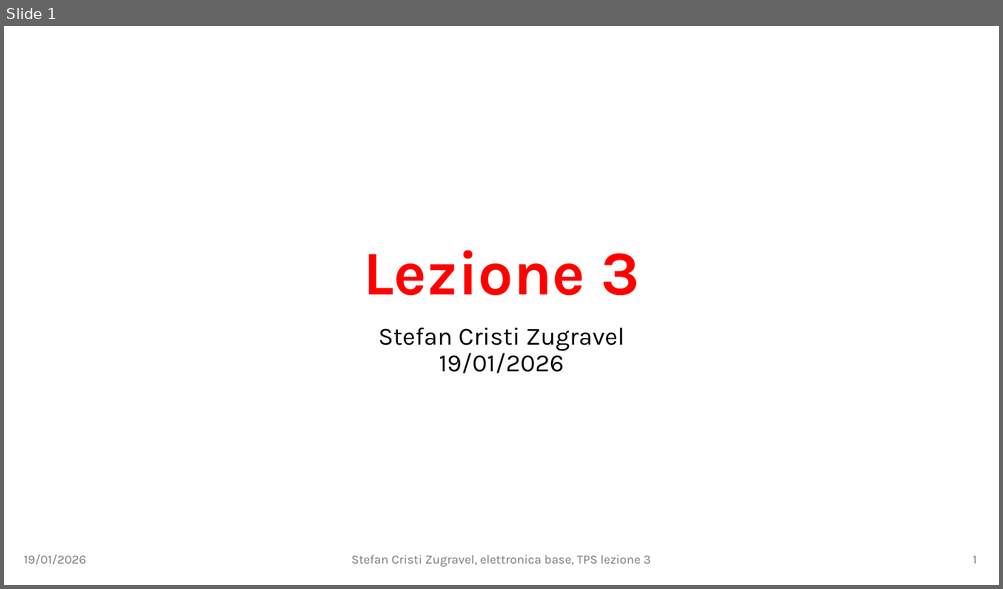
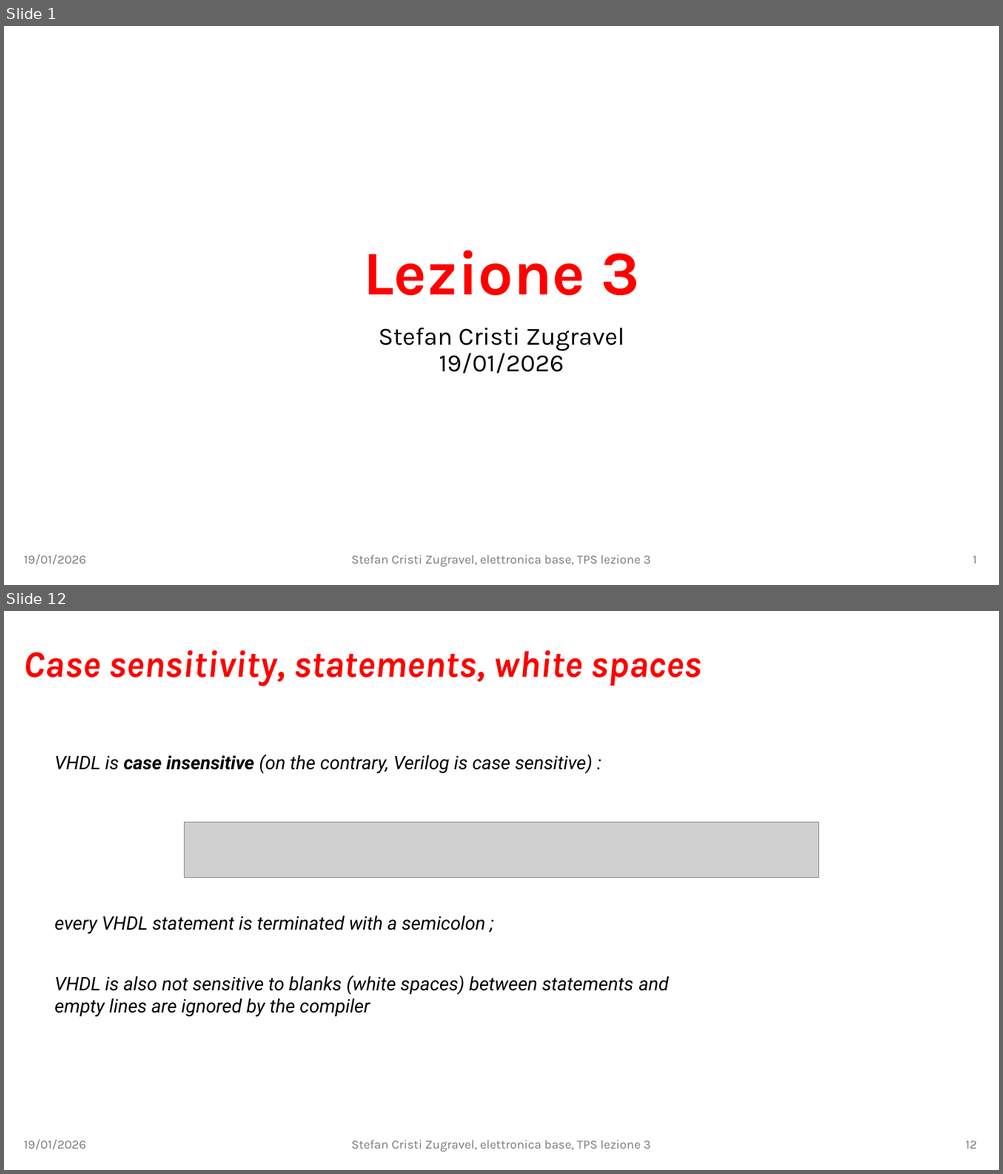
Before and after one commit to stefan-zugravel/elettronica_base, a slide deck: slides/lezione3.pptx. Shown one above the other, each under a label of ours: slide 1 before the commit, slides 1 and 12 after it; the slides between them are not shown. The pictures are 1003x589 and 1003x1174 pixels, drawn with LibreOffice and Linux fonts; fonts in the diff are those of the drawing; grey boxes stand for pictures. Boxes give left, top, right and bottom in pixels: in the first picture for what was removed or moved away, otherwise in the second. Text is boxed around its words. In the diff, an @@ line names an element or a change of style, - is before the commit and + after.

```diff
--- a/slides/lezione3.pptx
+++ b/slides/lezione3.pptx
@@ slide 12 added at bbox=[4, 611, 999, 1170], background #FFFFFF @@
@@ title added at bbox=[24, 650, 702, 686], 36 pt, text #FF0000, bold, italic @@
+Case sensitivity, statements, white spaces
@@ text added at bbox=[54, 755, 592, 774], 18 pt, text #000000, italic @@
+VHDL is case insensitive (on the contrary, Verilog is case sensitive) :
@@ picture added at bbox=[185, 822, 819, 878] @@
@@ text added at bbox=[54, 916, 485, 934], 18 pt, text #000000, italic @@
+every VHDL statement is terminated with a semicolon ;
@@ text added at bbox=[54, 976, 669, 1017], 18 pt, text #000000, italic @@
+VHDL is also not sensitive to blanks (white spaces) between statements and empty lines are ignored by the compiler
@@ text added at bbox=[24, 1140, 86, 1150], 12 pt, text #797979 @@
+19/01/2026
@@ text added at bbox=[351, 1140, 651, 1152], 12 pt, text #797979 @@
+Stefan Cristi Zugravel, elettronica base, TPS lezione 3
@@ page number added at bbox=[965, 1141, 976, 1149], 12 pt, text #797979 @@
+12
```
Also in this commit, not shown: 44 other slides added.
